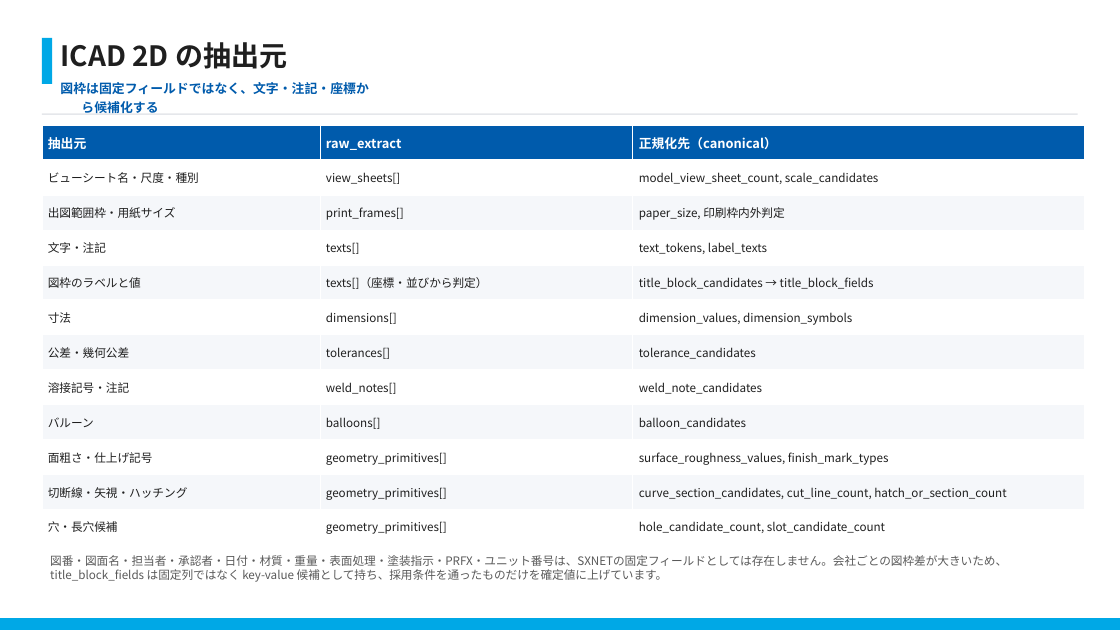
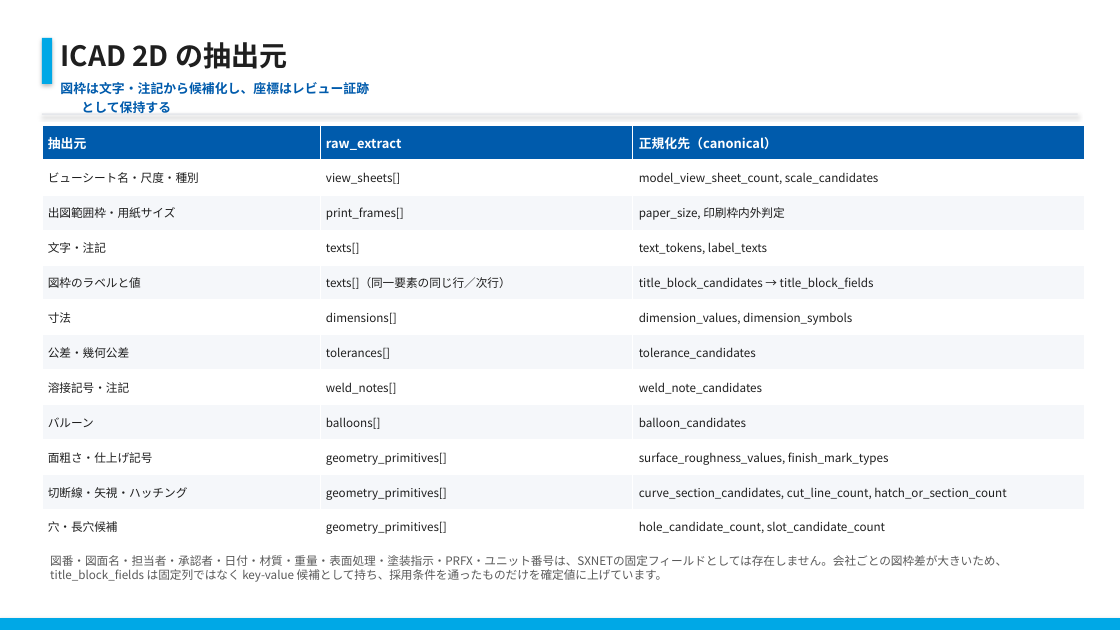
Before and after one commit to s-alp/knowledge_system, a slide deck: slide 8 of output/pptx/20260728_ナレッジシステム_タグ属性抽出_創屋様向けご説明_r1.pptx. Drawn at 1120x630 pixels with LibreOffice and Linux fonts; fonts in the diff are those of the drawing; background and template pictures are left out. Boxes give left, top, right and bottom in pixels: in the first picture for what was removed or moved away, otherwise in the second. Text is boxed around its words. In the diff, an @@ line names an element or a change of style, - is before the commit and + after.

Commit message:
図枠の座標ペアリング方針を明確化

```diff
--- a/output/pptx/20260728_ナレッジシステム_タグ属性抽出_創屋様向けご説明_r1.pptx
+++ b/output/pptx/20260728_ナレッジシステム_タグ属性抽出_創屋様向けご説明_r1.pptx
@@ rectangle at <box>42,38,52,84</box>: shadow on @@
@@ text at <box>60,82,369,114</box>: text changed @@
-図枠は固定フィールドではなく、文字・注記・座標から候補化する
+図枠は文字・注記から候補化し、座標はレビュー証跡として保持する
@@ rectangle at <box>42,113,1078,115</box>: shadow on @@
@@ table at <box>42,125,1085,544</box> @@
-row 5, column 2: texts[]（座標・並びから判定）
+row 5, column 2: texts[]（同一要素の同じ行／次行）
```
Also in this commit, not shown: 27 other slides changed, 1 slide added, 1 slide removed, 9 other files.
